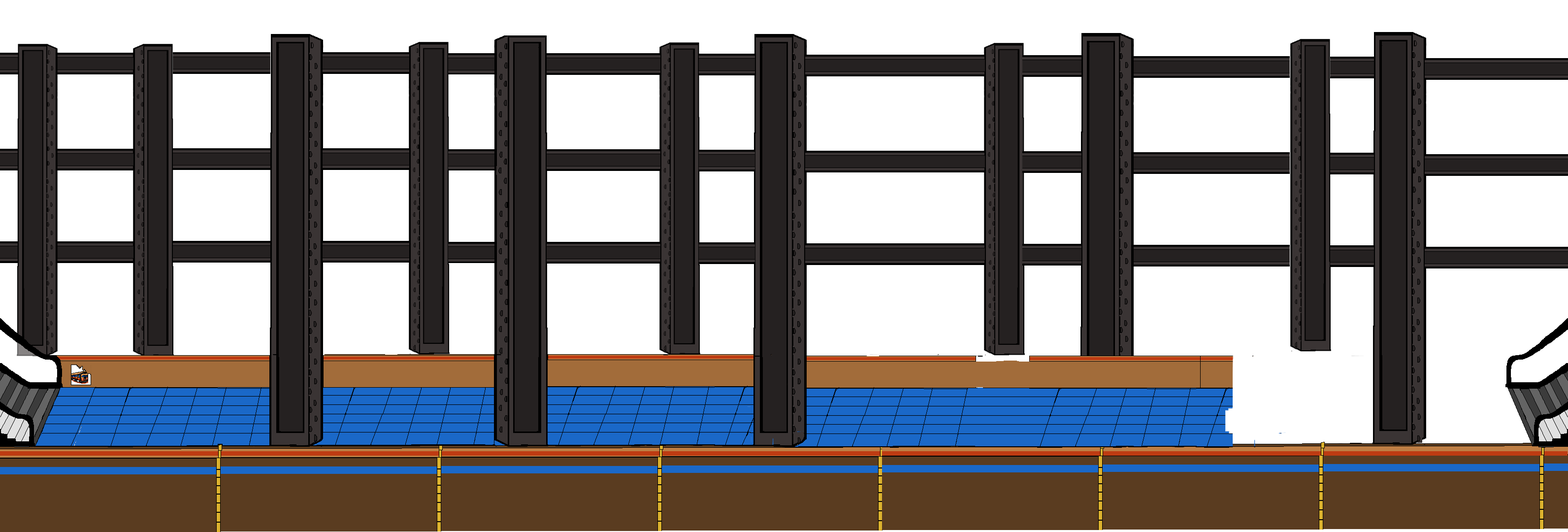
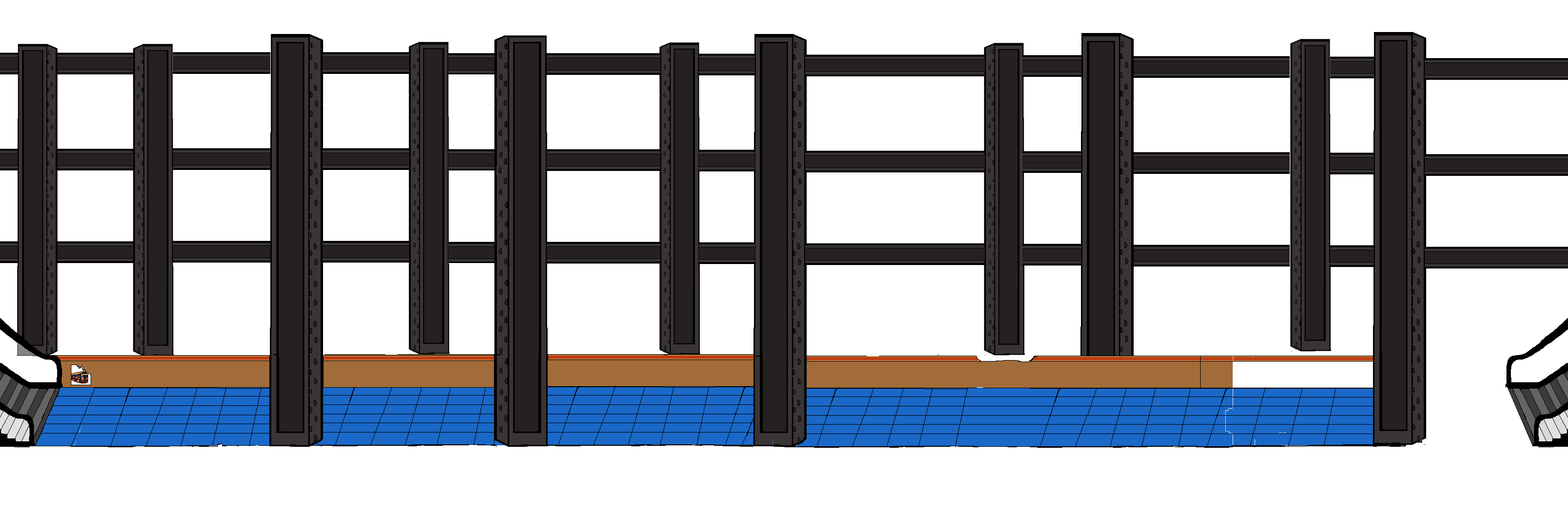
Layers edited between the first and the second 1568 x 532 image:
painted on "subwayFlooringBackground copy #3" over [975, 355, 1407, 447]
hid group "subwayPlatform #1" (1 layers) over [0, 441, 1568, 532]
